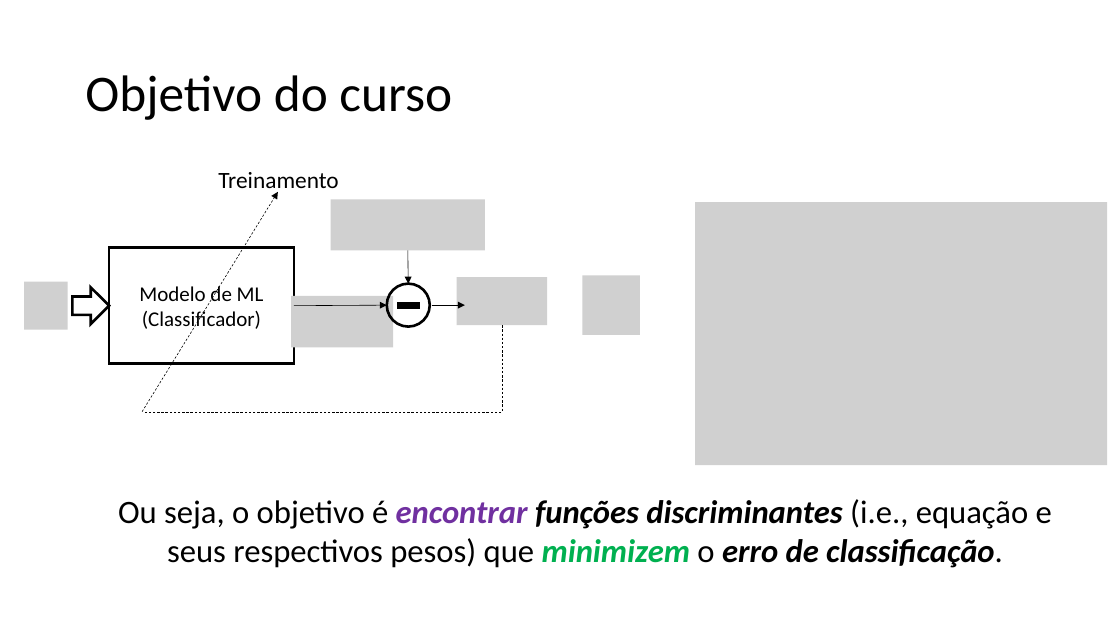
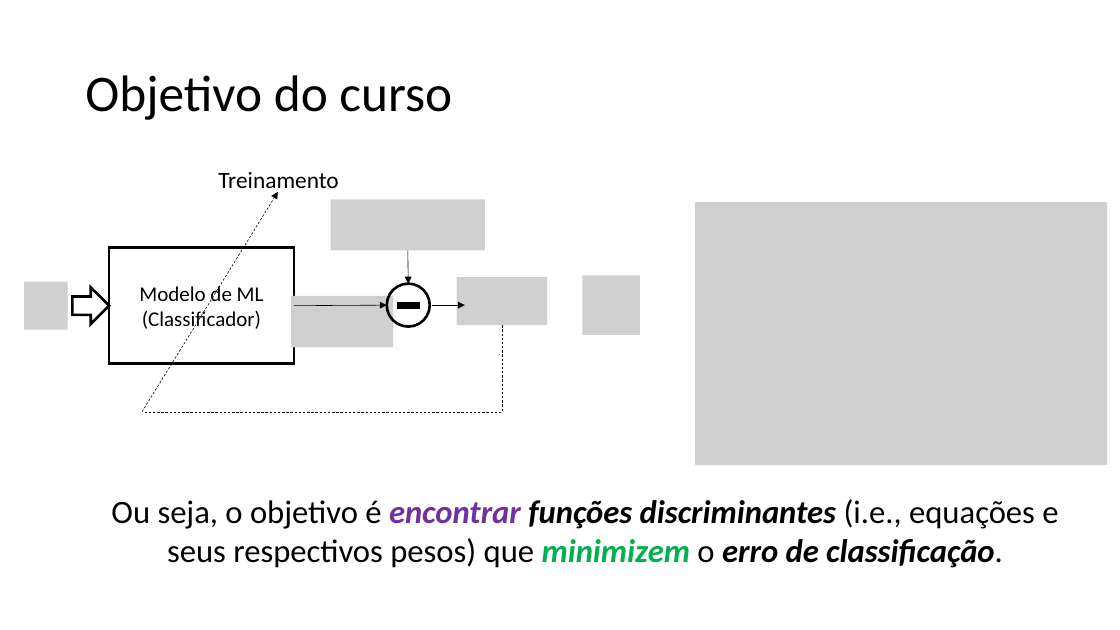
Before and after one commit to zz4fap/t320_aprendizado_de_maquina, a slide deck: slide 9 of slides/Lab1_Ex2.pptx. Drawn at 1120x630 pixels with LibreOffice and Linux fonts; fonts in the diff are those of the drawing; grey boxes stand for pictures. Boxes give left, top, right and bottom in pixels: in the first picture for what was removed or moved away, otherwise in the second. Text is boxed around its words. In the diff, an @@ line names an element or a change of style, - is before the commit and + after.

Commit message:
update of slides

```diff
--- a/slides/Lab1_Ex2.pptx
+++ b/slides/Lab1_Ex2.pptx
@@ text at <box>111,499,1058,568</box>: text changed; bold off; italic off @@
-Ou seja, o objetivo é encontrar funções discriminantes (i.e., equação e seus respectivos pesos) que minimizem o erro de classificação.
+Ou seja, o objetivo é encontrar funções discriminantes (i.e., equações e seus respectivos pesos) que minimizem o erro de classificação.
```
Also in this commit, not shown: 1 other slide changed, 3 other files.
